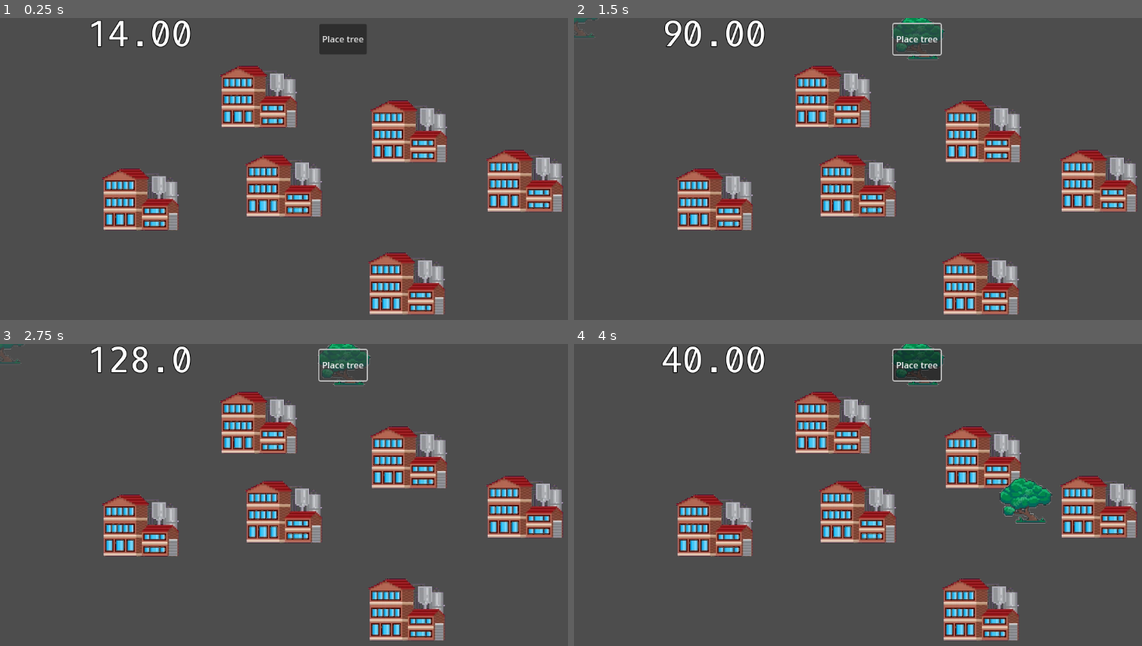
Above: before the commit, frames 1-4 (two rows, left to right).
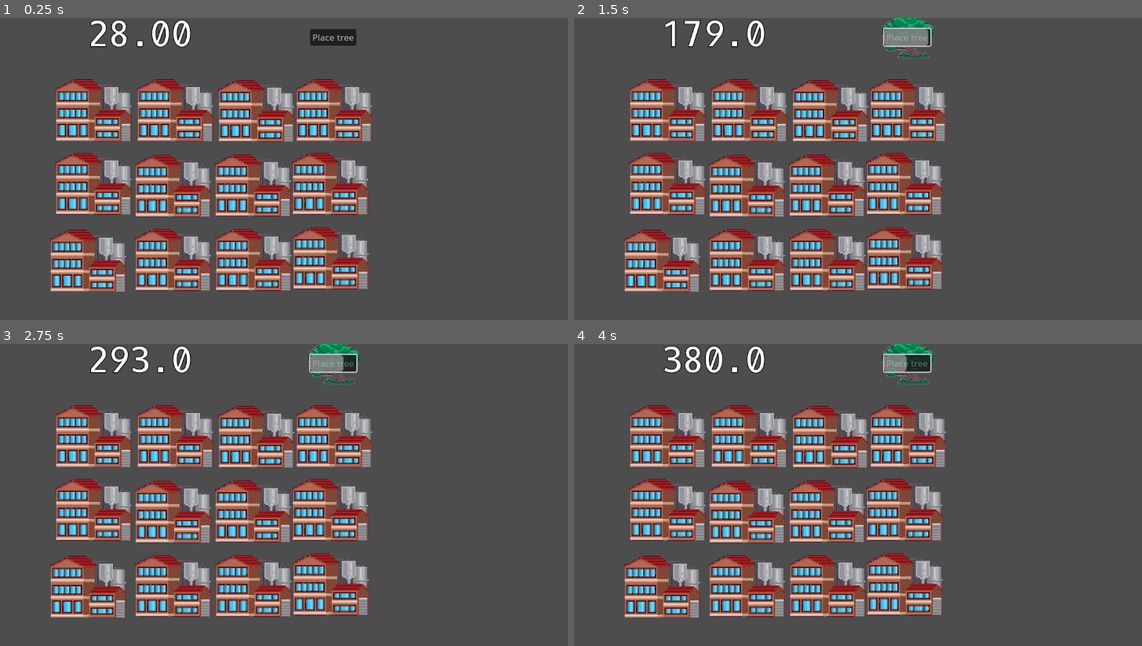
Above: after the commit, the same moments.

Repository: rundoom/Environmentality
Game: Godot game, scene res://world.tscn
Two runs of this game, one before a commit and one after it. Both use one fixed random seed, a clock stepped at 60 frames per second and the inputs below.
Inputs (mouse positions are in pixels of both pictures, inside the frame that each line leads up to):
- Up to frame 1 (0.25 s): no input
- Up to frame 2 (1.5 s): click "Place tree" at 0.5 s; click "Place tree" at 1.25 s
- Up to frame 3 (2.75 s): click (340, 365) at 2 s, where only the run before the commit has a clickable "Place tree"
- Up to frame 4 (4 s): move the mouse to (1022, 501) at 2.77 s; click (1022, 501) at 2.92 s; move the mouse to (761, 537) at 3.52 s; click (761, 537) at 3.67 s

The runs differ from the first frame. In frame 1, 37% of the frame differs, in the area x 8-100%, y 0-99%; in frame 2, 38%; in frame 3, 38%; in frame 4, 39%.

Commit message:
Global cooldowns

Diff:
--- a/evil_factory.gd
+++ b/evil_factory.gd
@@ -1,4 +1,5 @@
 extends Node2D
 
 
-@export var pollution_change = 10
+@export var pollution_change := 10
+@export var place_cooldown := 5.0
--- a/general_logic.gd
+++ b/general_logic.gd
@@ -1,5 +1,6 @@
 extends Node
 class_name GeneralLogicCl
+
 
 func shadow_building(build: PackedScene) -> Node2D:
 	var shadow = build.instantiate() as Node2D
@@ -9,3 +10,7 @@
 		it.script = null
 	shadow.modulate = Color(1, 1, 1, 0.5)
 	return shadow
+
+
+func get_world():
+	return get_tree().get_first_node_in_group("world")
--- a/tree.tscn
+++ b/tree.tscn
@@ -12,5 +12,5 @@
 [node name="FactoryStub" parent="." index="0"]
 texture = ExtResource("1_n7eqb")
 
-[node name="CollisionShape2D" parent="." index="2"]
+[node name="CollisionShape2D" parent="." index="1"]
 shape = SubResource("RectangleShape2D_41na6")
--- a/ui.gd
+++ b/ui.gd
@@ -9,6 +9,8 @@
 	1000_000: "M",
 	1000: "K",
 }
+
+var global_cooldown := 0
 
 var text_template = "{0}{1}"
 var old_pollution := 0:
@@ -56,7 +58,20 @@
 		world.add_child(real_tree)
 		real_tree.position = event.position
 
+		var cooldown_tween = get_tree().create_tween()
+
+		for it in get_tree().get_nodes_in_group("cooldown_holder"):
+			it.value = it.max_value
+			toogle_cooldown_lockable(true)
+			cooldown_tween.tween_property(it, "value", 0, real_tree.place_cooldown)
+			cooldown_tween.finished.connect(toogle_cooldown_lockable.bind(false))
+
 
 func _on_create_tree_pressed() -> void:
 	building_shadow = GeneralLogic.shadow_building(TreeSc)
 	world.add_child(building_shadow)
+
+
+func toogle_cooldown_lockable(disable: bool):
+	for button in get_tree().get_nodes_in_group("cooldown_lockable"):
+		button.disabled = disable
--- a/ui.tscn
+++ b/ui.tscn
@@ -19,11 +19,27 @@
 text = "test"
 label_settings = SubResource("LabelSettings_t3s3x")
 
-[node name="CreateTree" type="Button" parent="."]
-offset_left = 587.0
-offset_top = 11.0
-offset_right = 674.0
-offset_bottom = 67.0
+[node name="Container" type="PanelContainer" parent="."]
+anchors_preset = 8
+anchor_left = 0.5
+anchor_top = 0.5
+anchor_right = 0.5
+anchor_bottom = 0.5
+offset_left = -6.0
+offset_top = -304.0
+offset_right = 79.0
+offset_bottom = -273.0
+grow_horizontal = 2
+grow_vertical = 2
+
+[node name="CreateTree" type="Button" parent="Container" groups=["cooldown_lockable"]]
+layout_mode = 2
 text = "Place tree"
 
-[connection signal="pressed" from="CreateTree" to="." method="_on_create_tree_pressed"]
+[node name="ProgressBar" type="ProgressBar" parent="Container" groups=["cooldown_holder"]]
+layout_mode = 2
+size_flags_vertical = 1
+mouse_filter = 2
+show_percentage = false
+
+[connection signal="pressed" from="Container/CreateTree" to="." method="_on_create_tree_pressed"]
--- a/world.gd
+++ b/world.gd
@@ -13,19 +13,21 @@
 
 func set_pollution(val):
 		pollution_changed.emit(val)
-		pollution = val
+		pollution = clamp(val, 0, 9223372036854775807)
 
 
-func chnage_pollution(val):
+func change_pollution(val):
 		pollution += val
 		pollution_changed.emit(pollution)
 
 
-func _on_pollution_timer_timeout() -> void:
-	var changes_arr = get_tree().get_nodes_in_group("pollution_changer").map(func(it): return it.pollution_change)
-	var total_change = changes_arr.reduce(func(accum, number): return accum + number, 0)
-	chnage_pollution(total_change)
+func emit_pollution() -> void:
+	var total_change = get_tree().get_nodes_in_group("pollution_changer")\
+		.map(func(it): return it.pollution_change)\
+		.reduce(func(accum, number): return accum + number, 0)
+
+	change_pollution(total_change)
 
 
 func _ready() -> void:
-	_on_pollution_timer_timeout()
+	emit_pollution()
--- a/world.tscn
+++ b/world.tscn
@@ -17,22 +17,40 @@
 [node name="UI" parent="." instance=ExtResource("1_swxm8")]
 
 [node name="EvilFactory" parent="." instance=ExtResource("2_3n5a3")]
-position = Vector2(520, 311)
+position = Vector2(316, 311)
 
 [node name="EvilFactory2" parent="." instance=ExtResource("2_3n5a3")]
-position = Vector2(257, 336)
+position = Vector2(170, 307)
 
 [node name="EvilFactory3" parent="." instance=ExtResource("2_3n5a3")]
-position = Vector2(746, 491)
+position = Vector2(464, 447)
 
 [node name="EvilFactory4" parent="." instance=ExtResource("2_3n5a3")]
-position = Vector2(750, 211)
+position = Vector2(469, 173)
 
 [node name="EvilFactory5" parent="." instance=ExtResource("2_3n5a3")]
-position = Vector2(474, 147)
+position = Vector2(320, 172)
 
 [node name="EvilFactory6" parent="." instance=ExtResource("2_3n5a3")]
-position = Vector2(963, 302)
+position = Vector2(606, 444)
+
+[node name="EvilFactory7" parent="." instance=ExtResource("2_3n5a3")]
+position = Vector2(316, 447)
+
+[node name="EvilFactory8" parent="." instance=ExtResource("2_3n5a3")]
+position = Vector2(160, 449)
+
+[node name="EvilFactory9" parent="." instance=ExtResource("2_3n5a3")]
+position = Vector2(612, 172)
+
+[node name="EvilFactory10" parent="." instance=ExtResource("2_3n5a3")]
+position = Vector2(463, 310)
+
+[node name="EvilFactory11" parent="." instance=ExtResource("2_3n5a3")]
+position = Vector2(170, 172)
+
+[node name="EvilFactory12" parent="." instance=ExtResource("2_3n5a3")]
+position = Vector2(605, 307)
 
 [connection signal="pollution_changed" from="." to="UI" method="set_pollution"]
-[connection signal="timeout" from="PollutionTimer" to="." method="_on_pollution_timer_timeout"]
+[connection signal="timeout" from="PollutionTimer" to="." method="emit_pollution"]
